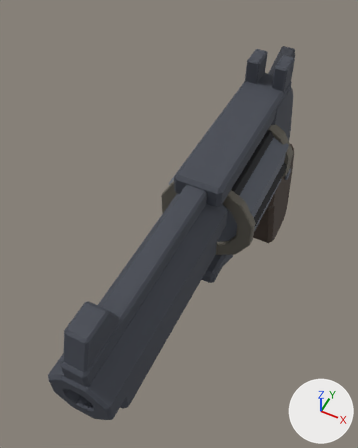
An edit to the glTF model roblox/assets/weapons-kit/w_revolver.glb, drawn before and after from the same camera.
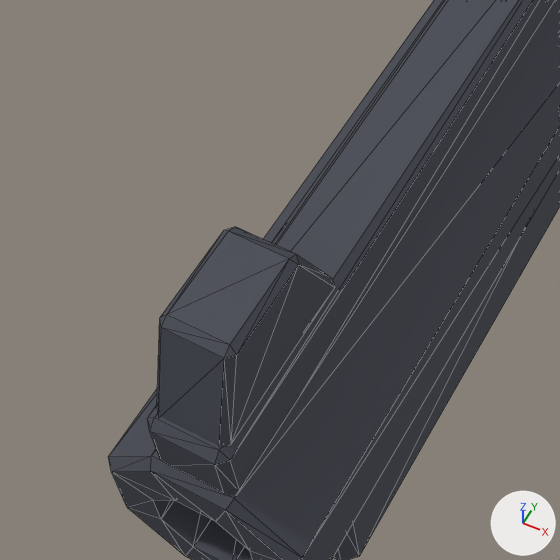
The first picture shows the older version from a 50 mm camera at (0.109, -0.371, 0.326) aimed at (-0.039, -0.076, -0.044). The close-ups show the older and then the newer version on the part from 4% to 54% of the width and 51% to 91% of the height of that picture. Only the edits that show in the close-ups are written down. Arrows for +X, +Y and +Z are at lower right; the lights stay in place. The close-ups show mesh edges as thin lines.

The first close-up shows 'body_wzA__frame__p434751', 'sight_wzN__frame__p434751'.
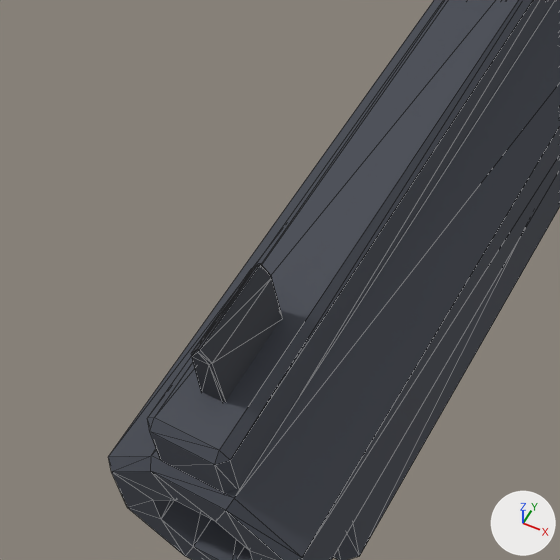
Where the change shows, as pixel boxes (x1, y1, x2, y2) in the close-ups (560 x 560 px):
'sight_wzN__frame__p434751', deleted: before (157, 227, 335, 446)
'sight_wzN__dark__p353840', added: after (191, 264, 282, 402)

Edits to the bpy script that builds the scene:
```text
Add me_sight_wzn__dark__p353840:
    me_sight_wzn__dark__p353840.from_pydata(...)  # 78 vertices, 148 faces; spans x -0.014..0.014, y -0.278..0.037, z 0.065..0.083
    me_sight_wzn__dark__p353840.materials.append(mat_dark)  # dark grey #353840
Remove ob_sight_wzn__frame__p434751:
    ob_sight_wzn__frame__p434751 = bpy.data.objects.new('sight_wzN__frame__p434751', me_sight_wzn__frame__p434751)
    ob_sight_wzn__frame__p434751.location = (0.0, 0.0, 0.0)
Add ob_sight_wzn__dark__p353840:
    ob_sight_wzn__dark__p353840 = bpy.data.objects.new('sight_wzN__dark__p353840', me_sight_wzn__dark__p353840)
    ob_sight_wzn__dark__p353840.location = (0.0, 0.0, 0.0)
```
